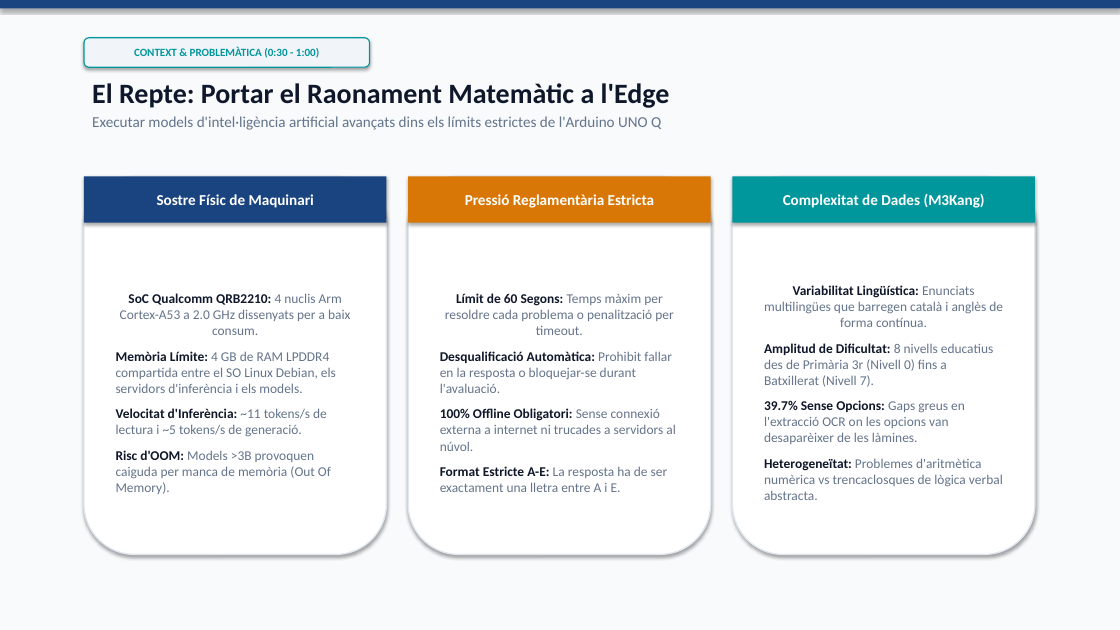
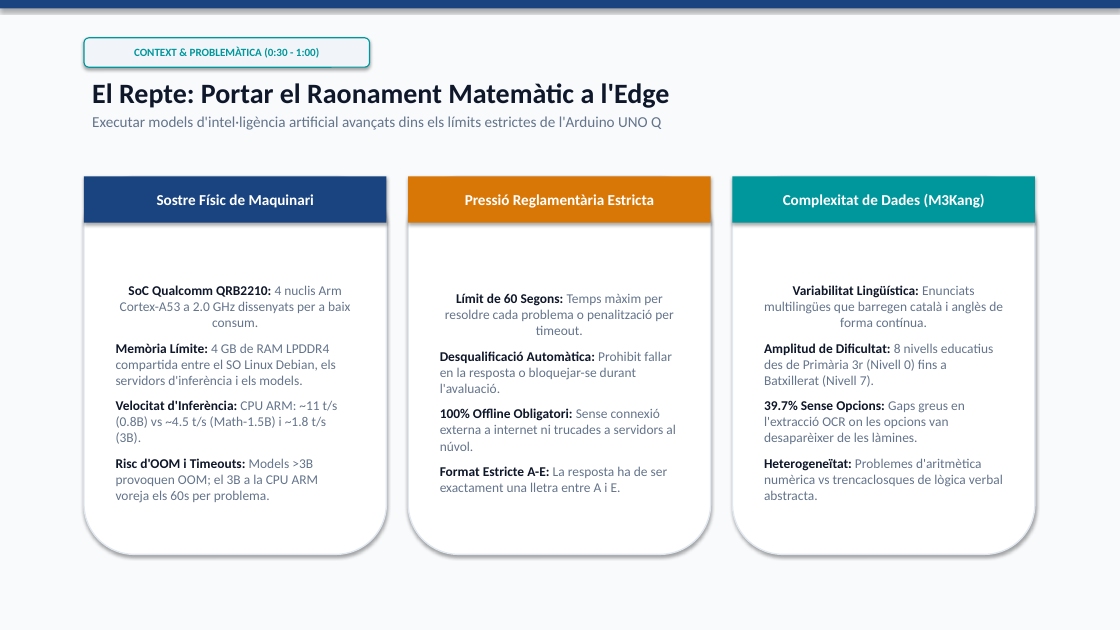
Before and after one commit to marcsanchezsala/datathon-UPC-maths-qualcomm-arduino-unoq, a slide deck: slide 2 of pitch_presentation.pptx. Drawn at 1120x630 pixels with LibreOffice and Linux fonts; fonts in the diff are those of the drawing. Boxes give left, top, right and bottom in pixels: in the first picture for what was removed or moved away, otherwise in the second. Text is boxed around its words. In the diff, an @@ line names an element or a change of style, - is before the commit and + after.

Commit message:
docs: align documentation and presentations with Arduino on-board models (Math-1.5B solver & Qwen3.5-0.8B-aqua tutor)

```diff
--- a/pitch_presentation.pptx
+++ b/pitch_presentation.pptx
@@ text in rounded rectangle at <box>116,400,338,502</box>: text changed @@
-Velocitat d'Inferència: ~11 tokens/s de lectura i ~5 tokens/s de generació.
-Risc d'OOM: Models >3B provoquen caiguda per manca de memòria (Out Of Memory).
+Velocitat d'Inferència: CPU ARM: ~11 t/s (0.8B) vs ~4.5 t/s (Math-1.5B) i ~1.8 t/s (3B).
+Risc d'OOM i Timeouts: Models >3B provoquen OOM; el 3B a la CPU ARM voreja els 60s per problema.
```
Also in this commit, not shown: 2 other slides changed, 8 other files.
